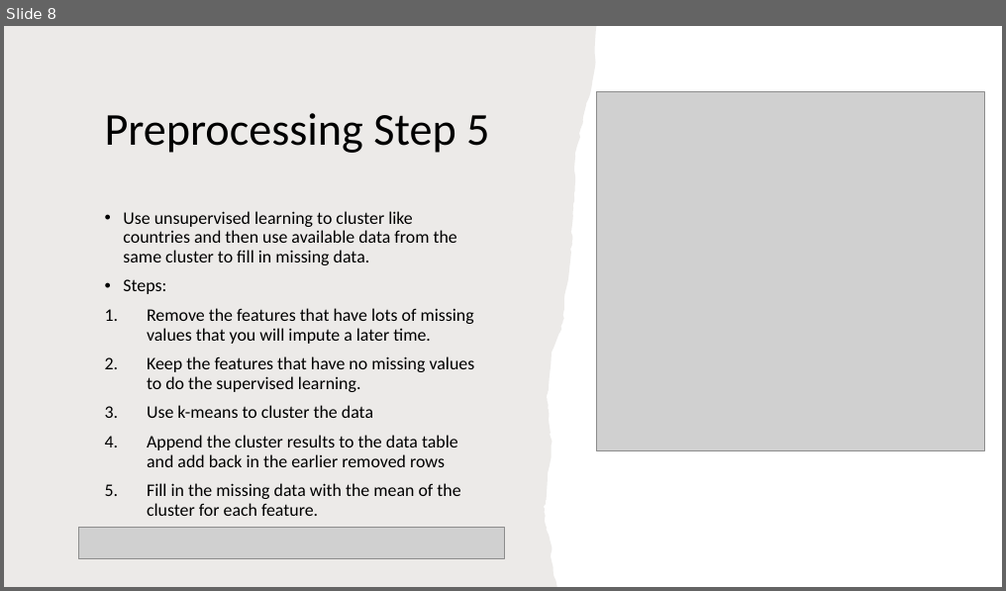
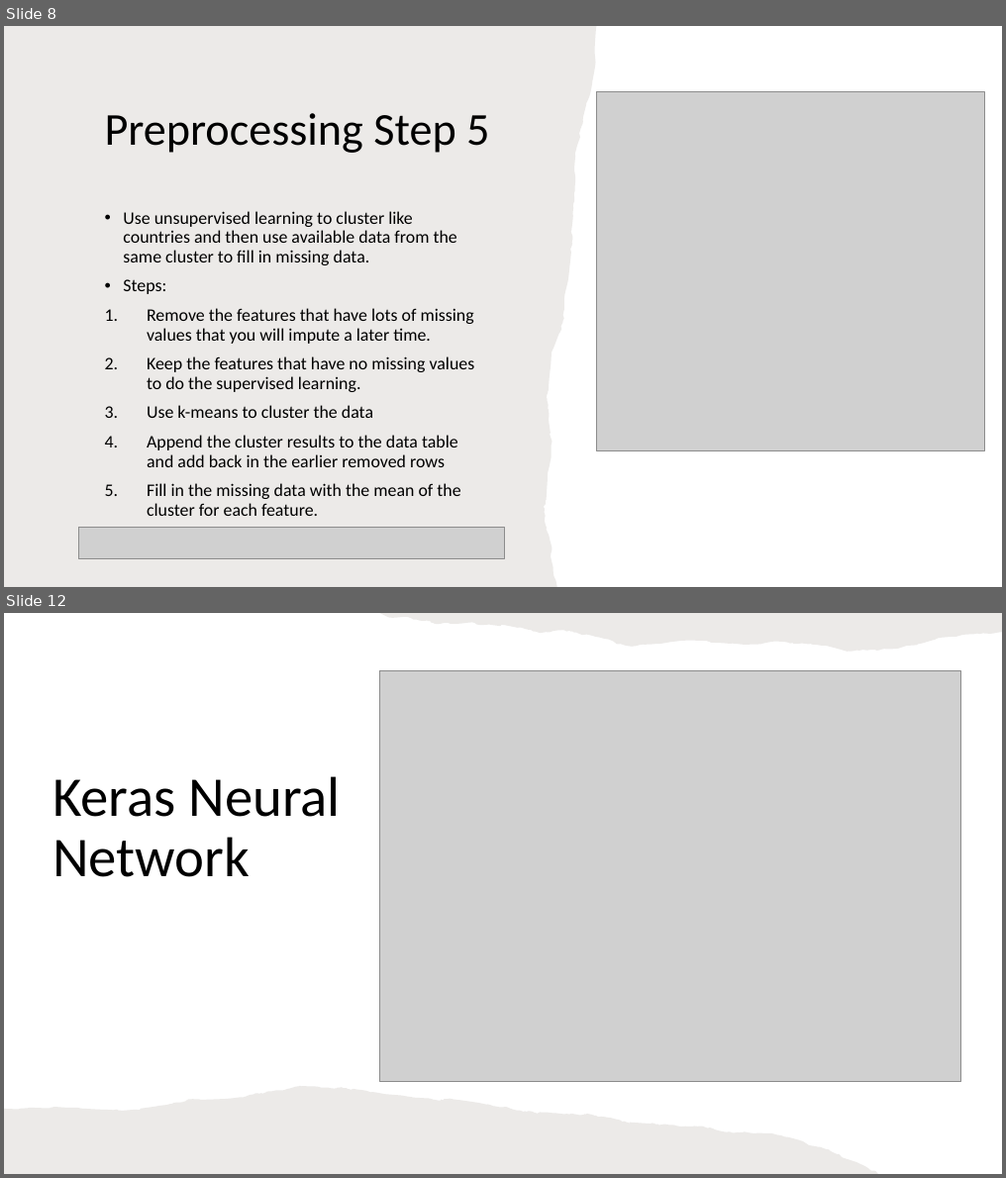
Before and after one commit to nmckinne/SustainabilityProject, a slide deck: SustainabilityProject_Powerpoint.pptx. Shown one above the other, each under a label of ours: slide 8 before the commit, slides 8 and 12 after it; the slides between them are not shown. The pictures are 1006x591 and 1006x1178 pixels, drawn with LibreOffice and Linux fonts; fonts in the diff are those of the drawing; grey boxes stand for pictures. Boxes give left, top, right and bottom in pixels: in the first picture for what was removed or moved away, otherwise in the second. Text is boxed around its words. In the diff, an @@ line names an element or a change of style, - is before the commit and + after.

```diff
--- a/SustainabilityProject_Powerpoint.pptx
+++ b/SustainabilityProject_Powerpoint.pptx
@@ slide 12 added at (4, 613, 1002, 1174), background #FFFFFF @@
@@ freeform shape added at (380, 613, 1002, 652), fill #82766A at 15% opacity @@
@@ picture added at (380, 670, 960, 1081) @@
@@ title added at (53, 776, 341, 877), 54 pt, text #000000 @@
+Keras Neural Network
@@ freeform shape added at (4, 1086, 878, 1174), fill #82766A at 15% opacity @@
```
Also in this commit, not shown: 5 other slides added, 1 slide removed.
